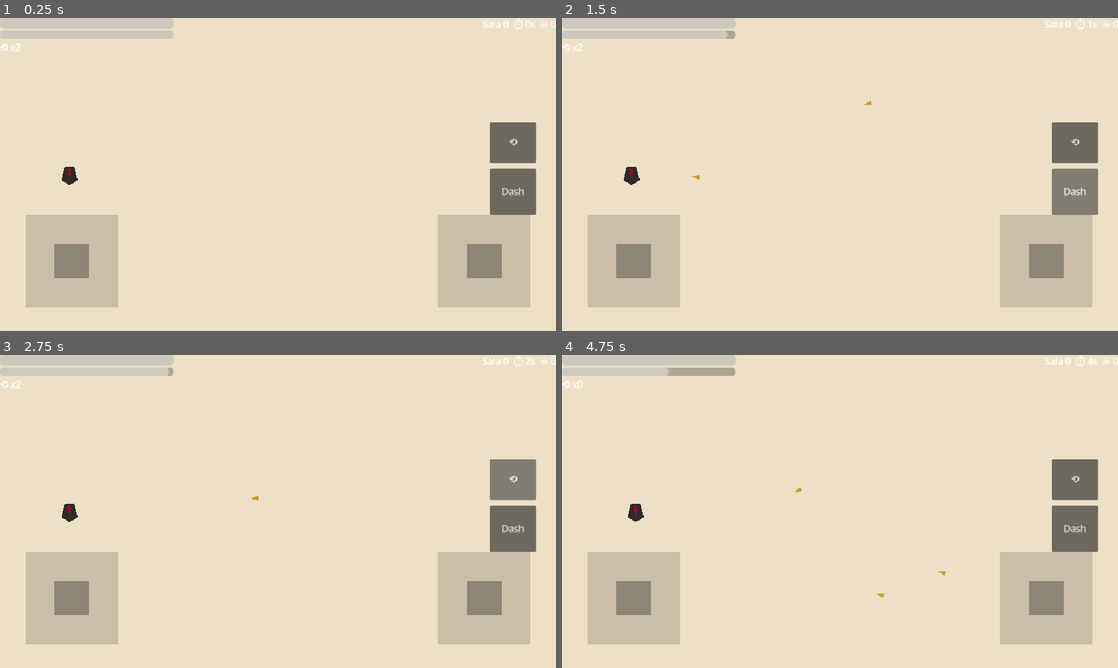
Above: before the commit, frames 1-4 (two rows, left to right).
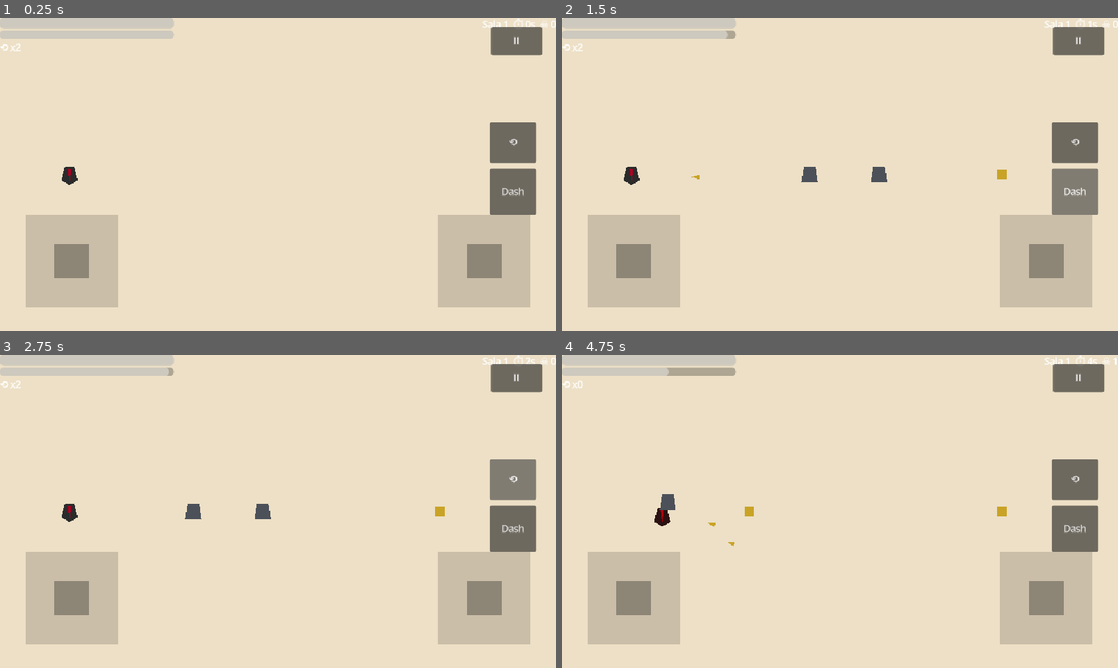
Above: after the commit, the same moments.

Repository: alex0593/Cuerda_y_Tijeras
Game: Godot game, scene res://gameplay/main/game.tscn
Same seed, same stepped clock (60 frames per second), same inputs: the game is played once before the commit and once after it.
Inputs (mouse positions are in pixels of both pictures, inside the frame that each line leads up to):
- Up to frame 1 (0.25 s): no input
- Up to frame 2 (1.5 s): click (1079, 39) at 0.5 s, where only the run after the commit has a clickable "Ⅱ"; click "Dash" at 1.25 s
- Up to frame 3 (2.75 s): click "⟲" at 2 s
- Up to frame 4 (4.75 s): move the mouse to (962, 495) at 2.77 s; hold D (move_right) 2.78-3.5 s; tap Space (dash) at 2.85, 4.35 s; click (962, 495) at 2.92 s; tap Q (rewind) at 3.05, 4.55 s; drag from (728, 527) to (812, 574) at 3.52 s; move the mouse to (895, 442) at 4.27 s; hold D (move_right) from 4.28 s (still down); click (895, 442) at 4.42 s

The runs differ from the first frame. In frame 1, 0.9% of the frame differs, in the area x 88-98%, y 0-12%; in frame 2, 1.2%; in frame 3, 1.2%; in frame 4, 1.4%, in the area x 11-100%, y 0-78%.

Commit message:
H0: stabilize baseline, flow, persistence and Godot 4.7.2

Diff:
--- a/core/game_state.gd
+++ b/core/game_state.gd
@@ -78,12 +78,23 @@
 	rewind_charges_changed.emit(rewind_charges)
 
 func try_consume_tension(amount: float) -> bool:
-	if tension <= 0.0:
+	if amount <= 0.0 or tension < amount:
 		return false
 	tension = maxf(0.0, tension - amount)
 	_regen_cooldown = TENSION_REGEN_DELAY
 	tension_changed.emit(tension)
 	return true
+
+# Devuelve 0 si no hay tensión, 0.5 para un dash reducido y 1 para uno completo.
+func try_consume_dash(required_cost: float) -> float:
+	if required_cost <= 0.0 or tension <= 0.0:
+		return 0.0
+	var full := tension >= required_cost
+	var cost := minf(required_cost, tension)
+	tension = maxf(0.0, tension - cost)
+	_regen_cooldown = TENSION_REGEN_DELAY
+	tension_changed.emit(tension)
+	return 1.0 if full else 0.5
 
 func tension_factor() -> float:
 	# A 0 de tensión: ralentizar y debilitar, sin bloquear (doc 02).
@@ -115,6 +126,8 @@
 		return false
 	rewind_charges -= 1
 	rewind_charges_changed.emit(rewind_charges)
+	# Rebobinado es una ventana de escape: evita recibir daño durante la reversión.
+	_invuln_time = maxf(_invuln_time, REWIND_DURATION)
 	if _rewind_cooldown <= 0.0:
 		_rewind_cooldown = REWIND_RECHARGE_TIME
 	return true
@@ -133,6 +146,35 @@
 			synergies.append(s)
 			synergy_formed.emit(s)
 
+func restore_run(data: Dictionary) -> void:
+	start_run(int(data.get("seed", 0)))
+	generator_version = int(data.get("generator_version", generator_version))
+	tension = clampf(float(data.get("tension", TENSION_MAX)), 0.0, TENSION_MAX)
+	life = clampf(float(data.get("life", LIFE_MAX)), 0.0, LIFE_MAX)
+	rewind_charges = clampi(int(data.get("rewind_charges", REWIND_MAX_CHARGES)), 0, REWIND_MAX_CHARGES)
+	run_time = maxf(0.0, float(data.get("run_time", 0.0)))
+	rooms_visited = maxi(0, int(data.get("rooms_visited", 0)))
+	kills = maxi(0, int(data.get("kills", 0)))
+	items = ["scissors_basic"]
+	var saved_items: Array = data.get("items", [])
+	for item_id in saved_items:
+		var id := String(item_id)
+		if id in items or SynergyDB.get_item(id).is_empty():
+			continue
+		items.append(id)
+	synergies = []
+	var saved_synergies: Array = data.get("synergies", [])
+	for synergy_id in saved_synergies:
+		var sid := String(synergy_id)
+		if SynergyDB.SYNERGIES.has(sid) and not sid in synergies:
+			synergies.append(sid)
+	cause_of_death = String(data.get("cause_of_death", ""))
+	tension_changed.emit(tension)
+	life_changed.emit(life)
+	rewind_charges_changed.emit(rewind_charges)
+
 func end_run(victory: bool) -> void:
+	if not is_running:
+		return
 	is_running = false
 	run_ended.emit(victory)
--- a/core/save_service.gd
+++ b/core/save_service.gd
@@ -63,10 +63,13 @@
 		"seed": GameState.seed_value,
 		"tension": GameState.tension,
 		"life": GameState.life,
+		"rewind_charges": GameState.rewind_charges,
 		"items": GameState.items,
 		"synergies": GameState.synergies,
 		"rooms_visited": GameState.rooms_visited,
+		"kills": GameState.kills,
 		"run_time": GameState.run_time,
+		"cause_of_death": GameState.cause_of_death,
 	}
 	# Copia antes de migrar/sobrescribir (doc 09).
 	if FileAccess.file_exists(RUN_PATH):
@@ -84,34 +87,42 @@
 func load_run() -> bool:
 	if not FileAccess.file_exists(RUN_PATH):
 		return false
-	var f := FileAccess.open(RUN_PATH, FileAccess.READ)
-	if f == null:
-		return false
-	var parsed = JSON.parse_string(f.get_as_text())
-	if not (parsed is Dictionary):
+	var parsed := _read_run_file(RUN_PATH)
+	if not _valid_run_data(parsed):
 		return _try_restore_backup()
-	if int(parsed.get("version", 0)) != FORMAT_VERSION:
-		return _try_restore_backup()
-	GameState.start_run(int(parsed.get("seed", 0)))
-	GameState.tension = float(parsed.get("tension", 100.0))
-	GameState.life = float(parsed.get("life", 3.0))
-	GameState.items.assign(parsed.get("items", ["scissors_basic"]))
-	GameState.synergies.assign(parsed.get("synergies", []))
-	GameState.rooms_visited = int(parsed.get("rooms_visited", 0))
-	GameState.run_time = float(parsed.get("run_time", 0.0))
+	GameState.restore_run(parsed)
 	return true
 
+func has_run() -> bool:
+	return FileAccess.file_exists(RUN_PATH)
+
+func _read_run_file(path: String) -> Dictionary:
+	var f := FileAccess.open(path, FileAccess.READ)
+	if f == null:
+		return {}
+	var parsed = JSON.parse_string(f.get_as_text())
+	return parsed if parsed is Dictionary else {}
+
+func _valid_run_data(data: Dictionary) -> bool:
+	return (
+		not data.is_empty()
+		and int(data.get("version", 0)) == FORMAT_VERSION
+		and int(data.get("generator_version", 0)) > 0
+		and data.get("items", []) is Array
+		and data.get("synergies", []) is Array
+	)
+
 func _try_restore_backup() -> bool:
-	if FileAccess.file_exists(RUN_PATH + ".bak"):
-		var f := FileAccess.open(RUN_PATH + ".bak", FileAccess.READ)
-		if f:
-			var parsed = JSON.parse_string(f.get_as_text())
-			if parsed is Dictionary and int(parsed.get("version", 0)) == FORMAT_VERSION:
-				return load_run_backup(parsed)
-	return false
+	var parsed := _read_run_file(RUN_PATH + ".bak")
+	if not _valid_run_data(parsed):
+		return false
+	GameState.restore_run(parsed)
+	return true
 
 func load_run_backup(parsed: Dictionary) -> bool:
-	GameState.start_run(int(parsed.get("seed", 0)))
+	if not _valid_run_data(parsed):
+		return false
+	GameState.restore_run(parsed)
 	return true
 
 func export_seed() -> String:
--- a/gameplay/enemies/base_enemy.gd
+++ b/gameplay/enemies/base_enemy.gd
@@ -18,6 +18,9 @@
 	hp = max_hp
 
 func _physics_process(delta: float) -> void:
+	if not GameState.is_running:
+		velocity = Vector2.ZERO
+		return
 	_flash = maxf(0.0, _flash - delta)
 	_bind_left = maxf(0.0, _bind_left - delta)
 	modulate = Color(1, 0.5, 0.5) if _flash > 0.0 else Color.WHITE
--- a/gameplay/main/game.gd
+++ b/gameplay/main/game.gd
@@ -4,37 +4,52 @@
 var flow: Dictionary = {}
 var room_index := 0
 var current_room: Node = null
+var _transitioning := false
+var _run_serial := 0
 
 @onready var hud: CanvasLayer = $HUD
 @onready var touch: CanvasLayer = $TouchControls
 
 func _ready() -> void:
+	# El coordinator debe seguir recibiendo entrada mientras el árbol está pausado
+	# para poder cerrar la pausa o reintentar desde el resumen.
+	process_mode = Node.PROCESS_MODE_ALWAYS
 	GameState.run_ended.connect(_on_run_ended)
 	_start_new_run(randi())
 
 func _start_new_run(p_seed: int) -> void:
+	_run_serial += 1
+	get_tree().paused = false
+	_transitioning = false
 	GameState.start_run(p_seed)
 	flow = RoomGenerator.generate_run(p_seed)
 	room_index = 0
+	($End as CanvasLayer).visible = false
 	_spawn_current()
 
 func _spawn_current() -> void:
-	if current_room:
-		current_room.queue_free()
-		await get_tree().process_frame
+	if is_instance_valid(current_room):
+		if current_room.cleared.is_connected(_on_room_cleared):
+			current_room.cleared.disconnect(_on_room_cleared)
+		current_room.free()
+	_transitioning = false
 	var data: Dictionary = (flow["rooms"] as Array)[room_index]
 	var room := preload("res://gameplay/rooms/room.tscn").instantiate()
-	add_child(room)
-	move_child(room, 0)
+	# Configurar y conectar antes de add_child: _ready() se ejecuta al entrar al árbol.
 	room.setup(data)
 	room.cleared.connect(_on_room_cleared)
 	current_room = room
+	add_child(room)
+	move_child(room, 0)
 	# Recompensa simple de vertical slice: primer cofre da tijeras precisión.
 	if String(data.get("reward", "")) == "chest" or String(data.get("reward", "")) == "choice_2":
 		_drop_reward(Vector2(760, 270), "item:scissors_precision")
 	elif String(data.get("reward", "")) == "risk_chest":
 		_drop_reward(Vector2(760, 200), "item:spring_jumper")
 		_drop_reward(Vector2(760, 340), "item:iron_magnet")
+	# Las salas sin enemigos se completan después de añadir sus recompensas.
+	if (data.get("enemies", []) as Array).is_empty():
+		room.call("_mark_cleared")
 
 func _drop_reward(pos: Vector2, kind: String) -> void:
 	var pk := preload("res://gameplay/pickups/pickup.tscn").instantiate()
@@ -43,16 +58,30 @@
 	pk.kind = kind
 
 func _on_room_cleared() -> void:
+	if not GameState.is_running or _transitioning:
+		return
+	_transitioning = true
+	var serial := _run_serial
 	GameState.rooms_visited += 1
 	SaveService.save_run()
 	await get_tree().create_timer(0.8).timeout
+	if serial != _run_serial or not GameState.is_running:
+		_transitioning = false
+		return
 	room_index += 1
 	if room_index >= (flow["rooms"] as Array).size():
 		GameState.end_run(true)
+		_transitioning = false
 		return
 	_spawn_current()
 
 func _on_run_ended(victory: bool) -> void:
+	get_tree().paused = true
+	SaveService.profile.runs = int(SaveService.profile.get("runs", 0)) + 1
+	if victory:
+		var best := float(SaveService.profile.get("best_time", 0.0))
+		SaveService.profile.best_time = GameState.run_time if best <= 0.0 else minf(best, GameState.run_time)
+	SaveService.save_profile()
 	var label := $End/Label as Label
 	($End as CanvasLayer).visible = true
 	var mins := int(GameState.run_time) / 60
@@ -60,11 +89,10 @@
 	label.text = "%s\nTiempo %02d:%02d  Salas %d  Kills %d\nSemilla %s\n[R] reintentar" % [
 		"¡Función completa!" if victory else "La función no ha terminado",
 		mins, secs, GameState.rooms_visited, GameState.kills, SaveService.export_seed()]
-	set_process(true)
 
 func _process(_delta: float) -> void:
-	if ($End as CanvasLayer).visible and Input.is_key_pressed(KEY_R):
-		($End as CanvasLayer).visible = false
+	if ($End as CanvasLayer).visible and Input.is_action_just_pressed("restart"):
 		_start_new_run(randi())
-	if Input.is_action_just_pressed("pause"):
+		return
+	if Input.is_action_just_pressed("pause") and not ($End as CanvasLayer).visible:
 		get_tree().paused = not get_tree().paused
--- a/gameplay/main/game.tscn
+++ b/gameplay/main/game.tscn
@@ -20,12 +20,14 @@
 visible = false
 
 [node name="BG" type="ColorRect" parent="End"]
+mouse_filter = 2
 anchors_preset = 15
 anchor_right = 1.0
 anchor_bottom = 1.0
 color = Color(0.1, 0.1, 0.1, 0.85)
 
 [node name="Label" type="Label" parent="End"]
+mouse_filter = 2
 anchors_preset = 8
 anchor_left = 0.5
 anchor_top = 0.5
--- a/gameplay/player/lela.gd
+++ b/gameplay/player/lela.gd
@@ -13,13 +13,17 @@
 
 const SHOT_COST := 4.0
 const DASH_COST := 12.0
+const REWIND_VISUAL_TIME := 0.25
 
 var aim_dir := Vector2.RIGHT
 var _dash_left := 0.0
 var _dash_cd := 0.0
 var _fire_cd := 0.0
 var _rewind_active := 0.0
-var _history: Array = [] # [{pos, vel}] últimos ~2s a 60Hz
+var _rewind_from := Vector2.ZERO
+var _rewind_to := Vector2.ZERO
+var _rewind_velocity := Vector2.ZERO
+var _history: Array = [] # snapshots de posición/velocidad, como máximo 1.75 s
 var fire_interval := 0.30
 var projectile_speed := 420.0
 var damage := 10.0
@@ -45,8 +49,7 @@
 		return
 	_push_history()
 	if _rewind_active > 0.0:
-		_rewind_active -= delta
-		_do_rewind_step()
+		_do_rewind_step(delta)
 		return
 	var move := _read_move()
 	var want_fire := _read_fire()
@@ -138,10 +141,10 @@
 	cut.setup(aim_dir, projectile_speed, damage, "player")
 
 func _try_dash() -> void:
-	var can_full: bool = GameState.can_dash_full()
-	if not GameState.try_consume_tension(DASH_COST if can_full else 0.0):
-		return
-	_dash_left = dash_time * (1.0 if can_full else 0.5)
+	var dash_scale := GameState.try_consume_dash(DASH_COST)
+	if dash_scale <= 0.0:
+		return
+	_dash_left = dash_time * dash_scale
 	_dash_cd = dash_cooldown
 	# i-frames breves (doc 02).
 	$CollisionShape2D.set_deferred("disabled", true)
@@ -152,30 +155,41 @@
 	PlatformService.vibrate("short")
 
 func _try_rewind() -> void:
+	if _rewind_active > 0.0 or _history.size() < 2:
+		return
+	var sample_count := maxi(1, int(GameState.REWIND_DURATION * 60.0))
+	var target_index := maxi(0, _history.size() - sample_count)
+	var target: Dictionary = _history[target_index]
 	if not GameState.try_consume_rewind():
 		return
-	# Rebobina 1.5-2s: solo posición/proyectiles reversibles, sin deshacer daño (doc 02).
-	_rewind_active = 0.25 # ventana de invulnerabilidad + reversión visual
+	_rewind_from = global_position
+	_rewind_to = target["pos"]
+	_rewind_velocity = target["vel"]
+	_rewind_active = REWIND_VISUAL_TIME
+	_history.clear()
+	# Los proyectiles de ambos bandos son reversibles durante este intervalo.
+	get_tree().call_group("projectile_player", "rewind_step", GameState.REWIND_DURATION)
+	get_tree().call_group("projectile_enemy", "rewind_step", GameState.REWIND_DURATION)
 	rewound.emit()
 	PlatformService.vibrate("double")
-	get_tree().call_group("projectile_enemy", "rewind_step", _history)
 
 func _push_history() -> void:
+	if _rewind_active > 0.0:
+		return
 	_history.append({"pos": global_position, "vel": velocity})
 	var max_n := int(GameState.REWIND_DURATION * 60.0)
 	while _history.size() > max_n:
 		_history.pop_front()
 
-func _do_rewind_step() -> void:
-	if _history.size() > 10:
-		var target: Dictionary = _history[_history.size() - 10]
-		global_position = target["pos"]
-		velocity = target["vel"]
-		for i in 10:
-			if not _history.is_empty():
-				_history.pop_back()
-	else:
-		_history.clear()
+func _do_rewind_step(delta: float) -> void:
+	_rewind_active = maxf(0.0, _rewind_active - delta)
+	var progress := 1.0 - _rewind_active / REWIND_VISUAL_TIME
+	# Suaviza el salto sin convertir el rebobinado en una teletransportación abrupta.
+	var eased := progress * progress * (3.0 - 2.0 * progress)
+	global_position = _rewind_from.lerp(_rewind_to, eased)
+	velocity = _rewind_velocity if _rewind_active <= 0.0 else Vector2.ZERO
+	if _rewind_active <= 0.0:
+		move_and_slide()
 
 func _try_use_consumable() -> void:
 	if "repair_coil" in GameState.items:
--- a/gameplay/projectiles/cut.gd
+++ b/gameplay/projectiles/cut.gd
@@ -7,13 +7,14 @@
 var bounces_left := 0
 var life := 1.2
 var from := "player"
+var _history: Array[Vector2] = []
 
 func setup(p_dir: Vector2, p_speed: float, p_damage: float, p_from: String) -> void:
 	dir = p_dir.normalized()
 	speed = p_speed
 	damage = p_damage
 	from = p_from
-	if "screws_cork" in GameState.items:
+	if p_from == "player" and "screws_cork" in GameState.items:
 		bounces_left = 1
 	rotation = dir.angle()
 
@@ -35,9 +36,13 @@
 		if p:
 			dir = (p.global_position - global_position).normalized()
 			rotation = dir.angle()
+	_history.append(global_position)
+	var max_samples := maxi(1, int(GameState.REWIND_DURATION * 60.0))
+	while _history.size() > max_samples:
+		_history.pop_front()
 	position += dir * speed * delta
 
-func _on_body(body: Node) -> void:
+func _on_body(body: Node, normal: Vector2 = Vector2.ZERO) -> void:
 	if from == "player" and body.is_in_group("enemy") and body.has_method("take_hit"):
 		var mult := 1.0
 		if "glass_eye" in GameState.items and body.get("weak_point_exposed"):
@@ -49,7 +54,8 @@
 	elif from == "player" and body is StaticBody2D:
 		if bounces_left > 0:
 			bounces_left -= 1
-			dir = dir.bounce(Vector2.UP)
+			var bounce_normal := normal if normal.length_squared() > 0.001 else Vector2.UP
+			dir = dir.bounce(bounce_normal).normalized()
 			rotation = dir.angle()
 			life = 0.6
 		else:
@@ -61,6 +67,10 @@
 func _on_area(_a: Area2D) -> void:
 	pass
 
-func rewind_step(_history: Array) -> void:
-	# Rebobinado revierte proyectiles reversibles unos pasos (doc 02).
-	position -= dir * speed * 0.12
+func rewind_step(duration: float) -> void:
+	if _history.is_empty():
+		return
+	var sample_count := maxi(1, int(duration * 60.0))
+	var target_index := maxi(0, _history.size() - sample_count)
+	global_position = _history[target_index]
+	_history.clear()
--- a/gameplay/rooms/room.gd
+++ b/gameplay/rooms/room.gd
@@ -7,20 +7,25 @@
 var enemies_to_spawn: Array = []
 var spawned: Array = []
 var is_cleared := false
+var room_data: Dictionary = {}
+var _ready_done := false
 
 func setup(room: Dictionary) -> void:
+	if _ready_done:
+		push_error("Room.setup() must be called before adding the room to the tree")
+		return
+	room_data = room.duplicate(true)
 	kind = String(room.get("kind", "combat"))
 	enemies_to_spawn = (room.get("enemies", []) as Array).duplicate()
 
 func _ready() -> void:
+	_ready_done = true
 	_spawn_walls()
 	_spawn_player()
 	_spawn_enemies()
-	if enemies_to_spawn.is_empty():
-		_mark_cleared()
 
 func _process(_delta: float) -> void:
-	if is_cleared:
+	if is_cleared or not GameState.is_running:
 		return
 	for e in spawned:
 		if is_instance_valid(e):
@@ -72,5 +77,7 @@
 			x += 120.0
 
 func _mark_cleared() -> void:
+	if is_cleared or not GameState.is_running:
+		return
 	is_cleared = true
 	cleared.emit()
--- a/project.godot
+++ b/project.godot
@@ -9,7 +9,7 @@
 config/description="Roguelite 2D cenital: Lela, tension y rebobinado. Vertical slice 5-10 min."
 run/main_scene="res://gameplay/main/game.tscn"
 config/icon="res://icon.svg"
-config/features=PackedStringArray("4.3", "GL Compatibility")
+config/features=PackedStringArray("4.7", "GL Compatibility")
 boot_splash/bg_color=Color(0.93, 0.88, 0.78, 1)
 
 [autoload]
@@ -44,6 +44,7 @@
 rewind={"deadzone": 0.2, "events": [Object(InputEventKey,"resource_local_to_scene":false,"resource_name":"","device":-1 …(517 unchanged characters)…
 use_item={"deadzone": 0.2, "events": [Object(InputEventKey,"resource_local_to_scene":false,"resource_name":"","device": …(519 unchanged characters)…
 pause={"deadzone": 0.2, "events": [Object(InputEventKey,"resource_local_to_scene":false,"resource_name":"","device":-1, …(221 unchanged characters)…
+restart={"deadzone": 0.2, "events": [Object(InputEventKey,"resource_local_to_scene":false,"resource_name":"","device":-1,"window_id":0,"alt_pressed":false,"shift_pressed":false,"ctrl_pressed":false,"meta_pressed":false,"pressed":false,"keycode":82,"physical_keycode":0,"key_label":0,"unicode":0,"location":0,"echo":false,"script":null)]}
 
 [input_devices]
 
--- /dev/null
+++ b/tests/test_h0_flow.gd
@@ -0,0 +1,40 @@
+extends SceneTree
+
+# H0 smoke test: monta la escena real y verifica que el flujo llega a una sala
+# de combate con jugador y enemigos después de resolver la sala inicial.
+var failures: Array[String] = []
+
+func _init() -> void:
+	call_deferred("_run")
+
+func _check(condition: bool, message: String) -> void:
+	if not condition:
+		failures.append(message)
+
+func _run() -> void:
+	var scene = load("res://gameplay/main/game.tscn").instantiate()
+	root.add_child(scene)
+	await process_frame
+	await process_frame
+	_check(get_nodes_in_group("player").size() == 1, "debe existir exactamente un jugador al inicio")
+	# La sala inicial se resuelve de forma diferida; después debe aparecer combate.
+	await create_timer(1.2).timeout
+	var current = scene.current_room
+	_check(is_instance_valid(current), "debe existir una sala actual")
+	if is_instance_valid(current):
+		_check(String(current.kind) == "combat", "el flujo debe pasar de start a combat")
+		_check(current.spawned.size() > 0, "la sala de combate debe tener enemigos")
+		_check(get_nodes_in_group("player").size() == 1, "debe existir un jugador en combate")
+	_check(scene.get("room_index") == 1, "el índice de sala debe avanzar una vez")
+	if is_instance_valid(scene):
+		scene.free()
+	for i in 10:
+		await process_frame
+		await physics_frame
+	if failures.is_empty():
+		print("H0_SMOKE_OK: start -> combat, player + enemies")
+		quit(0)
+	else:
+		for failure in failures:
+			push_error(failure)
+		quit(1)
--- a/tests/test_rules.gd
+++ b/tests/test_rules.gd
@@ -1,33 +1,67 @@
-# Test tensión/daño/rebobinado — lógica pura sin escena (headless).
 extends SceneTree
 
+# Smoke/unit test del estado real del autoload GameState.
+var failures: Array[String] = []
+
 func _init() -> void:
-	var err := 0
-	# Tensión 0-100: consumir, regenerar con delay, factor sin bloqueo.
-	var t := 100.0
-	t = maxf(0.0, t - 4.0)
-	if t != 96.0:
-		push_error("tension consume"); err += 1
-	var factor := 0.5 if t <= 0.0 else 1.0
-	if factor != 1.0:
-		push_error("factor"); err += 1
-	# Daño: 3 segmentos, golpe 1.0 mata en 3.
-	var life := 3.0
-	life -= 1.0
-	if life != 2.0:
-		push_error("vida"); err += 1
-	# Rewind: 2 cargas, no deshace daño (solo posiciones).
-	var charges := 2
-	charges -= 1
-	if charges != 1:
-		push_error("rewind"); err += 1
-	# Semilla reproducible.
+	call_deferred("_run")
+
+func _check(condition: bool, message: String) -> void:
+	if not condition:
+		failures.append(message)
+
+func _run() -> void:
+	var state: Node = root.get_node_or_null("GameState")
+	_check(state != null, "GameState autoload no está disponible")
+	if state == null:
+		quit(1)
+		return
+	state.start_run(12345)
+	_check(state.is_running, "start_run debe activar la partida")
+	_check(state.tension == state.TENSION_MAX, "la tensión inicial debe estar llena")
+	_check(state.try_consume_tension(4.0), "un disparo con tensión suficiente debe consumirse")
+	_check(is_equal_approx(state.tension, 96.0), "el coste de disparo debe descontarse")
+	_check(not state.try_consume_tension(100.0), "no se puede gastar más tensión de la disponible")
+
+	state.tension = 20.0
+	_check(is_equal_approx(state.try_consume_dash(12.0), 1.0), "dash completo con coste suficiente")
+	state.tension = 5.0
+	_check(is_equal_approx(state.try_consume_dash(12.0), 0.5), "dash reducido con tensión parcial")
+	state.tension = 0.0
+	_check(is_equal_approx(state.try_consume_dash(12.0), 0.0), "dash bloqueado sin tensión")
+
+	state.life = 3.0
+	state.apply_damage(1.0, "test")
+	_check(is_equal_approx(state.life, 2.0), "el daño debe reducir vida")
+	state.rewind_charges = 1
+	_check(state.try_consume_rewind(), "una carga de rebobinado debe consumirse")
+	state.life = 2.0
+	state.apply_damage(1.0, "test")
+	_check(is_equal_approx(state.life, 2.0), "rebobinado debe otorgar invulnerabilidad")
+	var save_service: Node = root.get_node_or_null("SaveService")
+	_check(save_service != null, "SaveService autoload no está disponible")
+	if save_service != null:
+		state.tension = 42.0
+		state.rooms_visited = 2
+		_check(save_service.save_run(), "save_run debe escribir la partida")
+		state.tension = 0.0
+		state.rooms_visited = 0
+		_check(save_service.load_run(), "load_run debe leer la partida")
+		_check(is_equal_approx(state.tension, 42.0), "load_run debe restaurar tensión")
+		_check(state.rooms_visited == 2, "load_run debe restaurar progreso")
+		DirAccess.remove_absolute(ProjectSettings.globalize_path(save_service.RUN_PATH))
+		DirAccess.remove_absolute(ProjectSettings.globalize_path(save_service.RUN_PATH + ".bak"))
+
+	state.end_run(false)
 	var rng := RandomNumberGenerator.new()
 	rng.seed = 999
-	var a := rng.randi()
+	var first := rng.randi()
 	rng.seed = 999
-	if rng.randi() != a:
-		push_error("semilla"); err += 1
-	if err == 0:
-		print("TEST_OK: tension/vida/rewind/semilla")
-	quit(err)
+	_check(rng.randi() == first, "la misma semilla debe ser reproducible")
+	if failures.is_empty():
+		print("H0_RULES_OK: tensión, dash, daño, rebobinado y semilla")
+		quit(0)
+	else:
+		for failure in failures:
+			push_error(failure)
+		quit(1)
--- a/tools/validate_content.gd
+++ b/tools/validate_content.gd
@@ -21,6 +21,8 @@
 	if not "impulse_scissors" in formed:
 		push_error("falta sinergia impulse_scissors")
 		err += 1
+	syn.free()
+	gen.free()
 	if err == 0:
 		print("VALIDATE_OK: sinergias + generación")
 	quit(err)
--- a/ui/touch_controls.gd
+++ b/ui/touch_controls.gd
@@ -18,21 +18,32 @@
 @onready var right_knob: Control = $Right/Knob
 @onready var dash_btn: Button = $Right/Dash
 @onready var rewind_btn: Button = $Right/Rewind
+@onready var pause_btn: Button = $Pause
+@onready var restart_btn: Button = $Restart
 var _left_home := Vector2.ZERO
 var _right_home := Vector2.ZERO
 var _ui_touches := {} # touch index -> action ("dash"/"rewind")
 
 func _ready() -> void:
 	add_to_group("touch")
+	process_mode = Node.PROCESS_MODE_ALWAYS
 	visible = DisplayServer.is_touchscreen_available() or OS.has_feature("android") or OS.has_feature("ios")
 	_left_home = left_knob.position
 	_right_home = right_knob.position
+	restart_btn.visible = false
+
+func _process(_delta: float) -> void:
+	restart_btn.visible = visible and not GameState.is_running
 
 func _ui_action_at(pos: Vector2) -> String:
 	if dash_btn.get_global_rect().grow(12.0).has_point(pos):
 		return "dash"
 	if rewind_btn.get_global_rect().grow(12.0).has_point(pos):
 		return "rewind"
+	if pause_btn.get_global_rect().grow(12.0).has_point(pos):
+		return "pause"
+	if restart_btn.visible and restart_btn.get_global_rect().grow(12.0).has_point(pos):
+		return "restart"
 	return ""
 
 func _unhandled_input(event: InputEvent) -> void:
@@ -80,4 +91,6 @@
 			var d2 = event.position - _aim_origin
 			if d2.length() > DEADZONE:
 				aim_vec = d2.normalized()
+			else:
+				aim_vec = Vector2.ZERO
 			right_knob.position = _right_home + d2.limit_length(MAX_DRAG) * 0.4
--- a/ui/touch_controls.tscn
+++ b/ui/touch_controls.tscn
@@ -92,3 +92,23 @@
 offset_right = 190.0
 offset_bottom = -70.0
 text = "⟲"
+
+[node name="Pause" type="Button" parent="."]
+anchors_preset = 1
+anchor_left = 1.0
+anchor_right = 1.0
+offset_left = -112.0
+offset_top = 16.0
+offset_right = -24.0
+offset_bottom = 64.0
+text = "Ⅱ"
+
+[node name="Restart" type="Button" parent="."]
+anchors_preset = 1
+anchor_left = 1.0
+anchor_right = 1.0
+offset_left = -160.0
+offset_top = 72.0
+offset_right = -24.0
+offset_bottom = 120.0
+text = "Reintentar"
Not shown, added: core/game_state.gd.uid
Not shown, added: core/room_generator.gd.uid
Not shown, added: core/save_service.gd.uid
Not shown, added: core/synergy_db.gd.uid
Not shown, changed: export_presets.cfg
Not shown, added: gameplay/enemies/base_enemy.gd.uid
Not shown, added: gameplay/enemies/boss_caja_cero.gd.uid
Not shown, added: gameplay/enemies/music_box_enemy.gd.uid
Not shown, added: gameplay/enemies/tin_soldier.gd.uid
Not shown, added: gameplay/main/game.gd.uid
Not shown, added: gameplay/pickups/pickup.gd.uid
Not shown, added: gameplay/player/lela.gd.uid
(and 11 more such lines)
